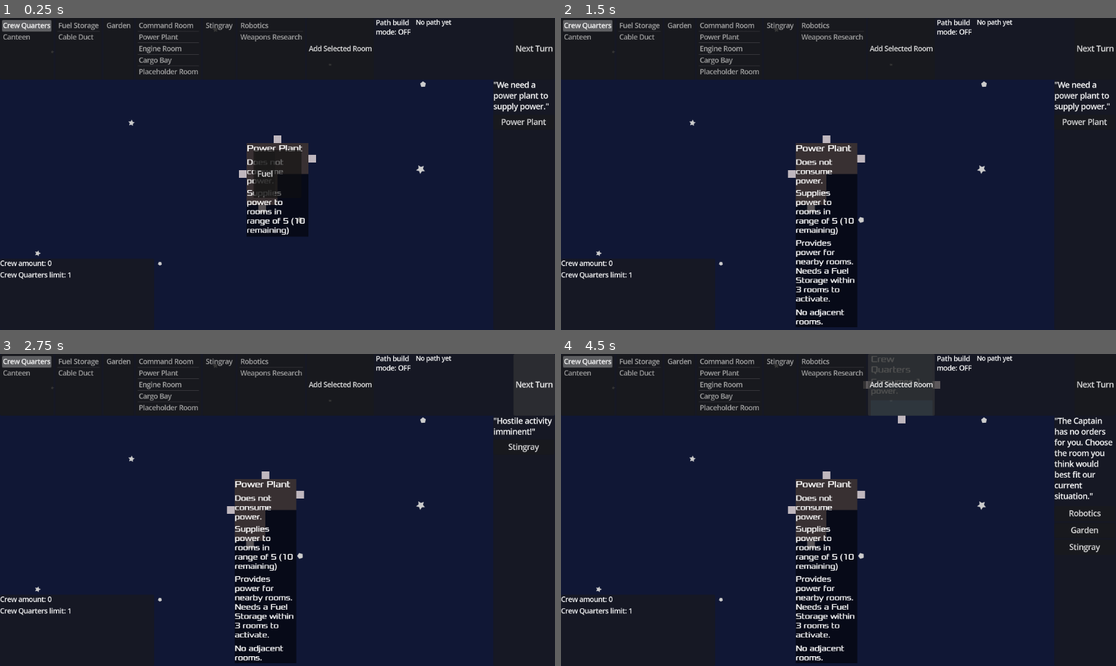
Above: before the commit, frames 1-4 (two rows, left to right).
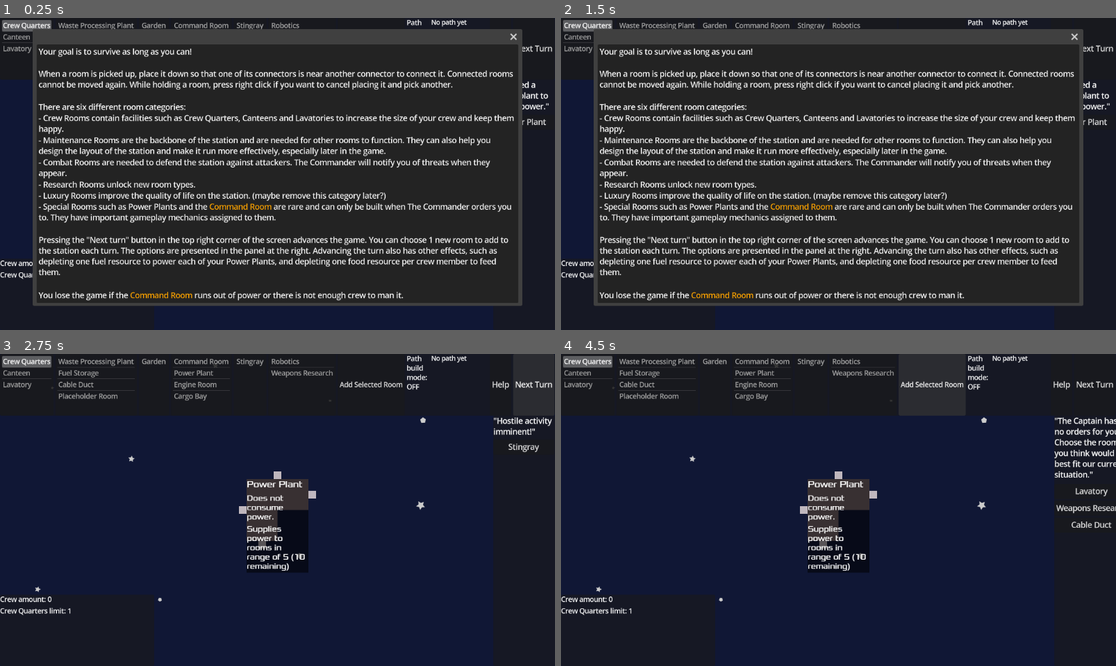
Above: after the commit, the same moments.

Repository: juhanikat/mothership
Game: Godot game, scene res://scenes/main.tscn
Same seed, same stepped clock (60 frames per second), same inputs: the game is played once before the commit and once after it.
Inputs (mouse positions are in pixels of both pictures, inside the frame that each line leads up to):
- Up to frame 1 (0.25 s): no input
- Up to frame 2 (1.5 s): click (1060, 49) at 0.5 s, where only the run after the commit has a clickable "Help"; click (827, 174) at 1.25 s, where only the run after the commit has a clickable "Fuel"
- Up to frame 3 (2.75 s): click "Next Turn" at 2 s
- Up to frame 4 (4.5 s): click "Next Turn" at 2.75 s; click (1093, 491) at 3.5 s, where only the run after the commit has a clickable "Lavatory"; click "Add Selected Room" at 4.25 s

The runs differ from the first frame. In frame 1, 23% of the frame differs, in the area x 0-100%, y 0-93%; in frame 2, 25%, in the area x 0-100%, y 0-100%; in frame 3, 7.6%; in frame 4, 9.4%.

Commit message:
add hellp text and lavatory + wpp

Diff:
--- a/RoomData.gd
+++ b/RoomData.gd
@@ -4,8 +4,8 @@
 
 enum RoomShape {LShape, TShape, SmallSquareShape, BigSquareShape, LongHallwayShape}
 enum RoomType {
-	COMMAND_ROOM, POWER_PLANT, ENGINE_ROOM, CARGO_BAY, FUEL_STORAGE, CREW_QUARTERS,
-	CANTEEN, GARDEN, ROBOTICS, WEAPONS_RESEARCH, STINGRAY, CABLE_DUCT, PLACEHOLDER_ROOM
+	COMMAND_ROOM, POWER_PLANT, ENGINE_ROOM, CARGO_BAY, CREW_QUARTERS,
+	CANTEEN, LAVATORY, WPP, FUEL_STORAGE, GARDEN, ROBOTICS, WEAPONS_RESEARCH, STINGRAY, CABLE_DUCT, PLACEHOLDER_ROOM
 }
 enum RoomCategory {CREW_ROOM, MAINTENANCE_ROOM, RESEARCH_ROOM, COMBAT_ROOM, LUXURY_ROOM, SPECIAL_ROOM}
 
@@ -48,9 +48,11 @@
 	RoomType.POWER_PLANT: _power_plant_data,
 	RoomType.ENGINE_ROOM: _engine_room_data,
 	RoomType.CARGO_BAY: _cargo_bay_data,
-	RoomType.FUEL_STORAGE: _fuel_storage_data,
 	RoomType.CREW_QUARTERS: _crew_quarters_data,
 	RoomType.CANTEEN: _canteen_data,
+	RoomType.LAVATORY: _lavatory_data,
+	RoomType.WPP: _wpp_data,
+	RoomType.FUEL_STORAGE: _fuel_storage_data,
 	RoomType.GARDEN: _garden_data,
 	RoomType.ROBOTICS: _robotics_data,
 	RoomType.WEAPONS_RESEARCH: _weapons_research_data,
@@ -61,6 +63,10 @@
 
 
 ## TODO: Use classes instead of dicts here to get autocomplete?
+
+## SPECIAL ROOMS
+
+
 const _command_room_data: Dictionary[String, Variant] = {
 	"room_name": "Command Room",
 	"room_shape": RoomShape.SmallSquareShape,
@@ -94,6 +100,49 @@
 	"power_usage": 1
 }
 
+
+## CREW ROOMS
+
+
+const _crew_quarters_data: Dictionary[String, Variant] = {
+	"room_name": "Crew Quarters",
+	"room_shape": RoomShape.BigSquareShape,
+	"room_desc": "Must be connected to a Canteen through Crew Rooms to activate.",
+	"room_category": RoomCategory.CREW_ROOM,
+	"power_usage": 1,
+	"crew_supply": 4,
+	"cannot_be_deactivated": true
+}
+
+const _canteen_data: Dictionary[String, Variant] = {
+	"room_name": "Canteen",
+	"room_shape": RoomShape.BigSquareShape,
+	"room_desc": "Must be placed adjacent to a Crew Room.",
+	"room_category": RoomCategory.CREW_ROOM,
+	"power_usage": 1
+}
+
+const _lavatory_data: Dictionary[String, Variant] = {
+	"room_name": "Lavatory",
+	"room_shape": RoomShape.TShape,
+	"room_desc": "Must be placed adjacent to a Crew Room. There must be a Waste Processing Plant on the station to activate.",
+	"room_category": RoomCategory.CREW_ROOM,
+	"power_usage": 1
+}
+
+
+## MAINTENANCE ROOMS
+
+const _wpp_data: Dictionary[String, Variant] = {
+	"room_name": "Waste Processing Plant",
+	"room_shape": RoomShape.BigSquareShape,
+	"room_desc": "Must be on the station to activate Lavatories.
+					Adds one fuel to the nearest Fuel Storage for every two lavatories
+					that are activated at the end of the turn.",
+	"room_category": RoomCategory.MAINTENANCE_ROOM,
+	"power_usage": 2
+}
+
 const _cable_duct_data: Dictionary[String, Variant] = {
 	"room_name": "Cable Duct",
 	"room_shape": RoomShape.LongHallwayShape,
@@ -112,22 +161,18 @@
 	"fuel_amount": 3
 }
 
-const _crew_quarters_data: Dictionary[String, Variant] = {
-	"room_name": "Crew Quarters",
-	"room_shape": RoomShape.BigSquareShape,
-	"room_desc": "Has to be connected to a Canteen through Crew rooms to activate.",
-	"room_category": RoomCategory.CREW_ROOM,
-	"power_usage": 1,
-	"crew_supply": 4
-}
-
-const _canteen_data: Dictionary[String, Variant] = {
-	"room_name": "Canteen",
-	"room_shape": RoomShape.BigSquareShape,
-	"room_desc": "Must be placed adjacent to at least one Crew room.",
-	"room_category": RoomCategory.CREW_ROOM,
-	"power_usage": 1
-}
+const _placeholder_room_data: Dictionary[String, Variant] = {
+	"room_name": "Placeholder Room",
+	"room_shape": RoomShape.SmallSquareShape,
+	"room_desc": "A placeholder room can be replaced by another room of the same size.",
+	"room_category": RoomCategory.MAINTENANCE_ROOM,
+	"power_usage": 0,
+	"always_deactivated": true
+}
+
+
+## LUXURY ROOMS
+
 
 const _garden_data: Dictionary[String, Variant] = {
 	"room_name": "Garden",
@@ -138,6 +183,10 @@
 	"crew_quarters_limit_increase": 2,
 	"always_activated": true
 }
+
+
+## RESEARCH ROOMS
+
 
 const _robotics_data: Dictionary[String, Variant] = {
 	"room_name": "Robotics",
@@ -155,6 +204,10 @@
 	"power_usage": 1
 }
 
+
+## COMBAT ROOMS
+
+
 const _stingray_data: Dictionary[String, Variant] = {
 	"room_name": "Stingray",
 	"room_shape": RoomShape.SmallSquareShape,
@@ -163,12 +216,3 @@
 	"power_usage": 1,
 	"facing": "up"
 }
-
-const _placeholder_room_data: Dictionary[String, Variant] = {
-	"room_name": "Placeholder Room",
-	"room_shape": RoomShape.SmallSquareShape,
-	"room_desc": "A placeholder room can be replaced by another room of the same size.",
-	"room_category": RoomCategory.SPECIAL_ROOM,
-	"power_usage": 0,
-	"always_deactivated": true
-}
--- a/project.godot
+++ b/project.godot
@@ -33,6 +33,8 @@
 RoomInfo=""
 CrewSupply=""
 CrewQuarters=""
+Lavatory=""
+WPP=""
 
 [gui]
 
--- a/room/RoomConnections.gd
+++ b/room/RoomConnections.gd
@@ -23,6 +23,16 @@
 		if placed_room.room_category != RoomCategory.CREW_ROOM:
 			GlobalNotice.display("Room placement failed: Canteens must be adjacent to at least one Crew Room.", "warning")
 			return false
+
+	if placed_room.room_type == RoomType.LAVATORY:
+		if connecting_room.room_category != RoomCategory.CREW_ROOM:
+			GlobalNotice.display("Room placement failed: Lavatories must be adjacent to at least one Crew Room.", "warning")
+			return false
+	elif connecting_room.room_type == RoomType.LAVATORY:
+		if placed_room.room_category != RoomCategory.CREW_ROOM:
+			GlobalNotice.display("Room placement failed: Lavatories must be adjacent to at least one Crew Room.", "warning")
+			return false
+
 
 	return true
 
--- a/room/RoomGameplay.gd
+++ b/room/RoomGameplay.gd
@@ -12,9 +12,9 @@
 var parent_room_type: RoomData.RoomType
 
 var activated: bool = false
-var always_activated: bool = false
+var always_activated: bool = false # Room is activated automatically once connected, and cannot be deactivated
 var always_deactivated: bool = false
-var cannot_be_deactivated: bool = false # used by e.g. Cargo Bay
+var cannot_be_deactivated: bool = false # used by e.g. Cargo Bay and Crew Quarters
 var power_usage: int
 
 # FOR CARGO BAY
@@ -57,11 +57,17 @@
 		parent_room.add_to_group("CrewQuarters")
 	elif parent_room_type == RoomType.FUEL_STORAGE:
 		fuel_remaining = 3
+	elif parent_room_type == RoomType.LAVATORY:
+		parent_room.add_to_group("Lavatory")
+	elif parent_room_type == RoomType.WPP:
+		parent_room.add_to_group("WPP")
 
 	power_usage = _data["power_usage"]
 
 	always_activated = _data.get("always_activated", false)
 	always_deactivated = _data.get("always_deactivated", false)
+	cannot_be_deactivated = _data.get("cannot_be_deactivated", false)
+
 	GlobalSignals.room_connected.connect(_on_room_connected)
 	GlobalSignals.cargo_bay_order_made.connect(_on_cargo_bay_order_made)
 	GlobalSignals.turn_advanced.connect(_on_next_turn)
@@ -121,6 +127,17 @@
 				return false
 		RoomType.CREW_QUARTERS:
 			GlobalSignals.crew_removed.emit(crew_supply)
+		RoomType.WPP:
+			var activated_wpps = []
+			for wpp: Room in get_tree().get_nodes_in_group("WPP"):
+				if wpp.gameplay.activated:
+					activated_wpps.append(wpp)
+			if len(activated_wpps) == 1:
+				# if this is the only activated WPP, it cannot be deactivated if any Lavatory is currently activated
+				for lavatory: Room in get_tree().get_nodes_in_group("Lavatory"):
+					if lavatory.gameplay.activated:
+						GlobalNotice.display("Cannot deactivate Waste Processing Plant: There are activated Lavatories that depend on it.", "warning")
+						return false
 		RoomType.GARDEN:
 			GlobalSignals.crew_quarters_limit_lowered.emit(_data["crew_quarters_limit_increase"])
 		RoomType.CARGO_BAY:
@@ -158,6 +175,11 @@
 				GlobalNotice.display("Cannot activate Crew Quarters: Crew Quarters limit has been reached.", "warning")
 				return false
 			GlobalSignals.crew_added.emit(crew_supply)
+		RoomType.LAVATORY:
+			var nearest_wpp_data = RoomConnections.find_nearest_room_type(parent_room, RoomData.RoomType.WPP)
+			if len(nearest_wpp_data) == 0 or nearest_wpp_data[0].gameplay.activated == false:
+				GlobalNotice.display("Cannot activate Lavatory: No activated Waste Processing Plant on the station.", "warning")
+				return false
 		RoomType.POWER_PLANT:
 			var fuel_storage = find_sufficient_fuel_storage()
 			if not fuel_storage:
@@ -225,7 +247,9 @@
 func _on_room_connected(connector1: Connector, connector2: Connector) -> void:
 	if connector1.get_parent_room() == parent_room or connector2.get_parent_room() == parent_room:
 		if always_activated:
-			activate_room()
+			var can_be_activated = activate_room()
+			if not can_be_activated:
+				push_error("Room with always_activated set to true did not have enough power to activate, it should not be able to be placed!!!! fix!!!")
 			GlobalNotice.display("Room activated automatically!")
 
 
--- a/scenes/hud.gd
+++ b/scenes/hud.gd
@@ -8,6 +8,7 @@
 @export var combat_room_list: ItemList
 @export var research_room_list: ItemList
 
+@export var help_popup: PopupPanel
 @export var cargo_popup: PopupPanel
 @export var cargo_options_box: HBoxContainer
 
@@ -17,6 +18,8 @@
 @export var crew_quarters_limit_label: RichTextLabel
 
 @export var delivery_info_label: RichTextLabel
+
+
 
 
 @onready var main: Main = get_parent()
@@ -140,3 +143,7 @@
 
 func _on_delivery_status_changed(new_status: Dictionary) -> void:
 	delivery_info_label.text = "Delivering %s, turns left: %s" % [new_status.type, str(new_status.turns_left)]
+
+
+func _on_help_button_pressed() -> void:
+	help_popup.show()
--- a/scenes/hud.tscn
+++ b/scenes/hud.tscn
@@ -2,7 +2,7 @@
 
 [ext_resource type="Script" uid="uid://bej65is377k75" path="res://scenes/hud.gd" id="1_ahhtf"]
 
-[node name="HUD" type="CanvasLayer" node_paths=PackedStringA …(92 unchanged characters)… mbat_room_list", "research_room_list", "cargo_popup", "cargo_options_box", "path …(118 unchanged characters)…
+[node name="HUD" type="CanvasLayer" node_paths=PackedStringA …(92 unchanged characters)… mbat_room_list", "research_room_list", "help_popup", "cargo_popup", "cargo_options_box", "path …(118 unchanged characters)…
 script = ExtResource("1_ahhtf")
 crew_room_list = NodePath("PanelContainer/TopBar/CrewRoomList")
 maintenance_room_list = NodePath("PanelContainer/TopBar/MaintenanceRoomList")
@@ -10,6 +10,7 @@
 special_room_list = NodePath("PanelContainer/TopBar/SpecialRoomList")
 combat_room_list = NodePath("PanelContainer/TopBar/CombatRoomList")
 research_room_list = NodePath("PanelContainer/TopBar/ResearchRoomList")
+help_popup = NodePath("HelpPopup")
 cargo_popup = NodePath("CargoPopup")
 cargo_options_box = NodePath("CargoPopup/CargoOptionsHBox")
 path_build_mode_label = NodePath("PanelContainer/TopBar/PathBuildModeLabel")
@@ -103,6 +104,11 @@
 theme_override_font_sizes/normal_font_size = 13
 text = "path build mode label"
 fit_content = true
+
+[node name="HelpButton" type="Button" parent="PanelContainer/TopBar"]
+layout_mode = 2
+focus_mode = 0
+text = "Help"
 
 [node name="NextTurnButton" type="Button" parent="PanelContainer/TopBar"]
 layout_mode = 2
@@ -163,6 +169,43 @@
 layout_mode = 2
 text = "Fuel"
 
+[node name="HelpPopup" type="PopupPanel" parent="."]
+initial_position = 1
+size = Vector2i(1000, 537)
+visible = true
+borderless = false
+
+[node name="HelpTextLabel" type="RichTextLabel" parent="HelpPopup"]
+anchors_preset = -1
+anchor_left = 0.004
+anchor_top = 0.008
+anchor_right = 0.996
+anchor_bottom = 0.992
+offset_top = -0.296
+offset_bottom = 0.296021
+size_flags_horizontal = 4
+size_flags_vertical = 4
+bbcode_enabled = true
+text = "Your goal is to survive as long as you can!
+
+When a room is picked up, place it down so that one of its connectors is near another connector to connect it. Connected rooms cannot be moved again. While holding a room, press right click if you want to cancel placing it and pick another.
+
+There are six different room categories:
+- Crew Rooms contain facilities such as Crew Quarters, Canteens and Lavatories to increase the size of your crew and keep them happy.
+- Maintenance Rooms are the backbone of the station and are needed for other rooms to function. They can also help you design the layout of the station and make it run more effectively, especially later in the game.
+- Combat Rooms are needed to defend the station against attackers. The Commander will notify you of threats when they appear.
+- Research Rooms unlock new room types.
+- Luxury Rooms improve the quality of life on the station. (maybe remove this category later?)
+- Special Rooms such as Power Plants and the [color=orange]Command Room[/color] are rare and can only be built when The Commander orders you to. They have important gameplay mechanics assigned to them.
+
+Pressing the \"Next turn\" button in the top right corner of the screen advances the game. You can choose 1 new room to add to the station each turn. The options are presented in the panel at the right. Advancing the turn also has other effects, such as depleting one fuel resource to power each of your Power Plants, and depleting one food resource per crew member to feed them.
+
+You lose the game if the [color=orange]Command Room[/color] runs out of power or there is not enough crew to man it.
+"
+fit_content = true
+metadata/_edit_use_anchors_ = true
+
 [connection signal="pressed" from="PanelContainer/TopBar/AddRoomButton" to="." method="_on_add_room_button_pressed"]
+[connection signal="pressed" from="PanelContainer/TopBar/HelpButton" to="." method="_on_help_button_pressed"]
 [connection signal="pressed" from="PanelContainer/TopBar/NextTurnButton" to="." method="_on_next_turn_button_pressed"]
 [connection signal="pressed" from="CargoPopup/CargoOptionsHBox/FuelButton" to="." method="_on_fuel_button_pressed"]
